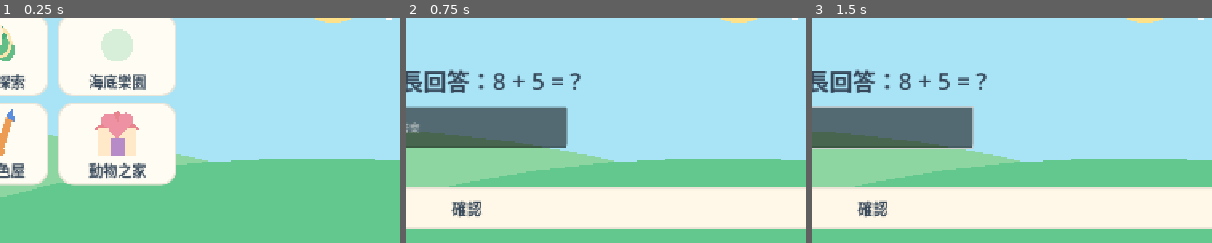
Above: before the commit, frames 1-3 (left to right).
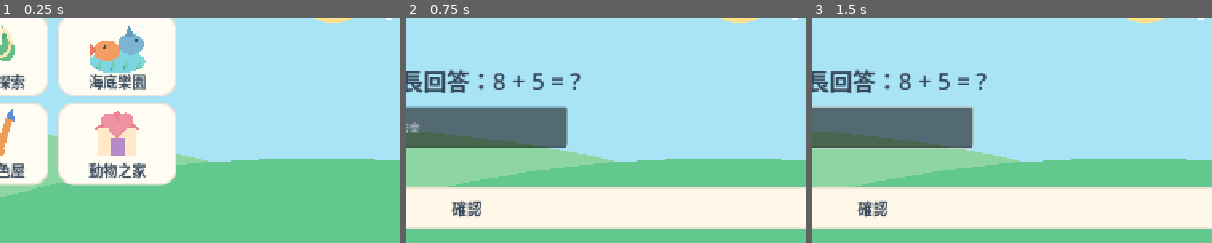
Above: after the commit, the same moments.

Repository: jimmy0933b3-sudo/farm
Game: Godot game, scene res://scenes/Main.tscn
Two runs of this game, one before a commit and one after it. Both use one fixed random seed, a clock stepped at 60 frames per second and the inputs below.
Inputs (mouse positions are % of the whole screen's width and height, from its top left):
- Up to frame 1 (0.25 s): no input
- Up to frame 2 (0.75 s): click "家長" at 0.5 s
- Up to frame 3 (1.5 s): click (50, 51) at 1.27 s; type "12" at 1.35 s
The pictures show only the part of the screen within x 42-92%, y 27-77%; the shares and areas given below are measured in that part.

The runs differ from the first frame. In frame 1, 2.2% of the frame differs, in the area x 22-37%, y 3-25%; in frame 2, nothing differs; in frame 3, nothing differs.

Commit message:
fix(ui): prevent invalid empty button callbacks and draw distinct Ocean Park home icon

Diff:
--- a/scripts/ChoiceArt.gd
+++ b/scripts/ChoiceArt.gd
@@ -95,6 +95,21 @@
 			_line(Vector2(24,-35),Vector2(45,-91),Color("#E85D69"),8.0)
 			_line(Vector2(45,-91),Vector2(70,-91),Color("#E85D69"),8.0)
 			_oval(0,-55,63,12,Color("#DAF4F9"))
+		"ocean_park":
+			# A different home icon from ocean searching: smiling sea friends.
+			_oval(0,60,105,44,Color("#7DD6E1"))
+			_oval(-39,19,50,39,Color("#F49D62"))
+			_shape([Vector2(-77,18),Vector2(-103,-8),Vector2(-103,47)],Color("#E97A63"))
+			_oval(-47,6,6,6,Color("#33566B"))
+			_oval(52,-5,49,39,Color("#7CB4D2"))
+			_shape([Vector2(27,-32),Vector2(46,-76),Vector2(65,-31)],Color("#629CBF"))
+			_oval(69,-18,6,7,Color("#2B5362"))
+			_oval(77,-44,9,9,Color("#E2FAFB"))
+			_oval(90,-68,6,6,Color("#E2FAFB"))
+			for j in range(4):
+				var x=-75+float(j)*50
+				_line(Vector2(x,91),Vector2(x+8,67),Color("#3DAE9C"),7)
+				_oval(x+9,75,8,14,Color("#77CEB0"))
 		"ocean":
 			# Oversized unmistakable fish icon with coral and bubbles.
 			_oval(0,38,108,78,Color("#55BCD7"))
--- a/scripts/Main.gd
+++ b/scripts/Main.gd
@@ -153,7 +153,8 @@
 	pressed.bg_color = color.darkened(0.12)
 	button.add_theme_stylebox_override("pressed", pressed)
 	button.add_theme_stylebox_override("focus", StyleBoxEmpty.new())
-	button.pressed.connect(action)
+	if action.is_valid():
+		button.pressed.connect(action)
 	return button
 
 func _header(layout: VBoxContainer, name: String, back: Callable = Callable()) -> void:
